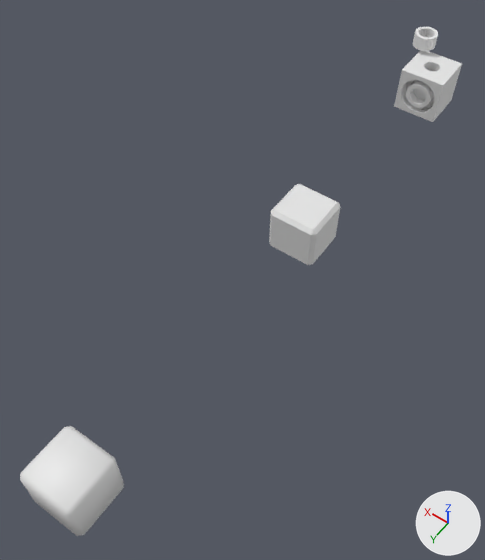
Two versions of the Blender file Assets/Visual/Source/Rounded Cubes.blend, one commit apart.
Before and after are seen from a 50 mm camera at (-4.14, 13.13, 9.47) aimed at (0.37, 6.81, -0.47). Every picture has the same lights, and +X, +Y and +Z are marked at lower right.

In view in the first picture: 'Circle.001', 'Cube', 'Laser Cube', 'Split Cube'.
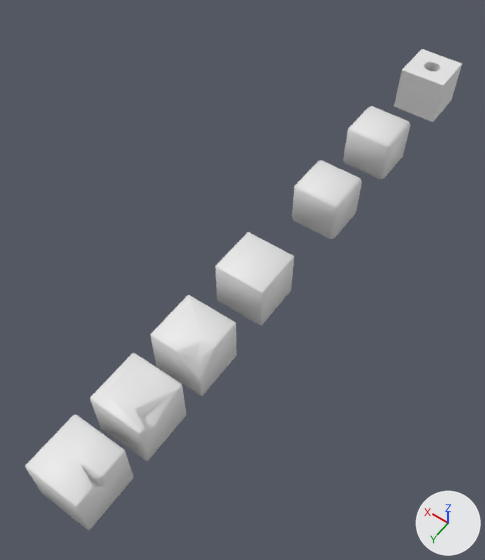
The newer file is also turned or shifted as a whole; pictures and numbers use the older file's frame.

Boxes (x1, y1, x2, y2) around the edits, measured in the pictures (485 x 560 px):
'Cube', moved
    before: (20, 426, 124, 536)
    after: (343, 106, 410, 179)
'Square Cracked 03', added
    after: (25, 414, 133, 530)
'Square Cracked 02', added
    after: (90, 353, 186, 461)
'Split Cube', moved
    before: (269, 184, 340, 265)
    after: (292, 160, 362, 239)
'Square Cracked 01', added
    after: (150, 295, 237, 396)
'Square Template', added
    after: (215, 232, 294, 325)
'Laser Cube', turned
    before: (394, 50, 462, 122)
    after: (394, 49, 462, 122)
'Circle.001', deleted
    before: (413, 27, 438, 51)

What changed in the scene script:
```text
Add me_cube_006:
    me_cube_006.from_pydata(...)  # 50 vertices, 52 faces; spans x -0.498..0.502, y -0.5..0.5, z -0.498..0.502
Add me_cube_005:
    me_cube_005.from_pydata(...)  # 50 vertices, 52 faces; spans x -0.493..0.507, y -0.502..0.498, z -0.493..0.507
    me_cube_005.polygons.foreach_set('use_smooth', [True] * 52)
Add me_cube_003:
    me_cube_003.from_pydata(...)  # 42 vertices, 44 faces; spans x -0.491..0.509, y -0.509..0.491, z -0.491..0.509
    me_cube_003.polygons.foreach_set('use_smooth', [True] * 44)
Add me_cube:
    me_cube.from_pydata(...)  # 24 vertices, 26 faces; spans x -0.5..0.5, y 6.516..7.516, z -0.5..0.5
    me_cube.polygons.foreach_set('use_smooth', [True] * 26)
Change ob_cube:
    ob_cube.location: (0.0, 11.52, 0.0) -> (0.0, 2.45, 0.0)
Change ob_split_cube:
    ob_split_cube.location: (0.0, 5.3, -0.03) -> (0.0, 4.49, -0.03)
Change ob_laser_cube:
    ob_laser_cube.rotation_euler: (0.0, 0.0, 0.0) -> (0.0, 0.0, 3.142)  # degrees (0, 0, 0) -> degrees (0, 0, 180)
Remove ob_circle_001:
    ob_circle_001 = bpy.data.objects.new('Circle.001', me_circle_001)
    ob_circle_001.location = (0.49, -0.54, 0.09)
Add ob_square_cracked_03:
    ob_square_cracked_03 = bpy.data.objects.new('Square Cracked 03', me_cube_006)
    ob_square_cracked_03.location = (0.0, 11.36, 0.0)
    ob_square_cracked_03.rotation_euler = (0.0, 0.0, 3.142)  # degrees (0, 0, 180)
Add ob_square_cracked_02:
    ob_square_cracked_02 = bpy.data.objects.new('Square Cracked 02', me_cube_005)
    ob_square_cracked_02.location = (0.01, 10.06, -0.01)
    ob_square_cracked_02.rotation_euler = (0.0, 0.0, 3.142)  # degrees (0, 0, 180)
Add ob_square_cracked_01:
    ob_square_cracked_01 = bpy.data.objects.new('Square Cracked 01', me_cube_003)
    ob_square_cracked_01.location = (0.01, 8.67, -0.01)
    ob_square_cracked_01.rotation_euler = (0.0, 0.0, 3.142)  # degrees (0, 0, 180)
Add ob_square_template:
    ob_square_template = bpy.data.objects.new('Square Template', me_cube)
    ob_square_template.location = (0.0, 13.97, 0.0)
    ob_square_template.rotation_euler = (0.0, 0.0, 3.142)  # degrees (0, 0, 180)
```
